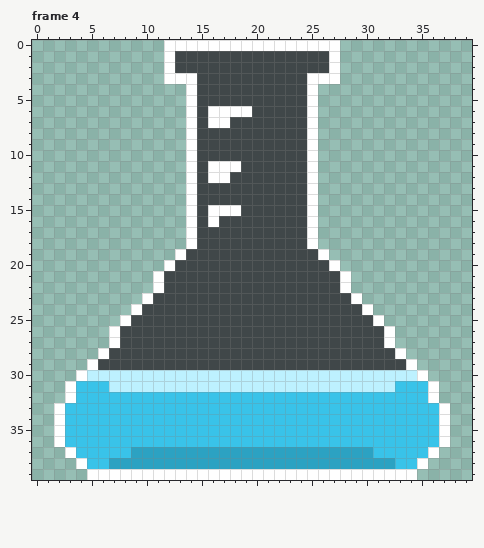
One commit to this pixel-art file: public/assets/ui/mutation/custom icon.aseprite. The picture above is the old version.
40x40 pixels, 4 frames. Shown: frame 4.
After the commit:
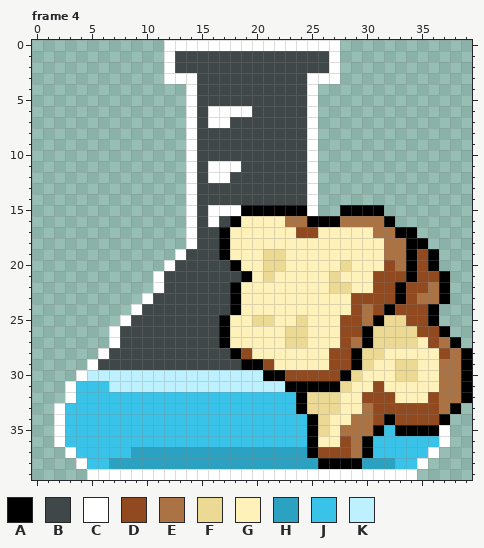
Palette (. is transparent): A #000000  B #404749  C #ffffff  D #91491f  E #ab7344  F #ecd993  G #fff1ba  H #2ca2c2  J #39c3e9  K #bdf1ff
Diff:
Changed rows in their new state; - is an unchanged pixel.
Frame 4, layers "Layer 5", "Layer 1":
first column x 17:
15 --AAAAAA---AAAA--------
16 -AGGGGEEAAAEEEEA-------
17 AGGGGGGDDGGGGGEEAA-----
18 AGGGGGGGGGGGGGGEEAA----
19 AGGGFFGGGGGGGGGEEADA---
20 -AGGFFGGGGGFGGGDEADA---
21 --AGFGGGGGFGGGDDDADDA--
22 -AGGGGGGGGFFGGDDADDEA--
23 -AGGGGGGGGGGDDDDADEEA--
24 -AGGGGGGGGGGDEDADDDA---
25 AGGFFGGFGGGDDEAFFDDA---
26 AGGGGGFFGGGDDAFFFFDDA--
27 AGGGGGFFGGGDEAFFFFGDEA-
28 -ADGGGGGGGDDAFFGGGGGDEA
29 --AADGGGGGDDAFGGFFGGEEA
30 ----AADDDDDAFGGGFFGGEEA
31 ------AAAAAFGGDGGGGGEEA
32 -------AFFFGGDDDGGGDEEA
33 -------AFFFGGEDDDDDDEA-
34 --------AFGGEEDADDDDA--
35 --------AFGEEEA-AAAA---
36 --------AGGDEA---------
37 --------ADDDEA---------
38 ---------AAAA----------
